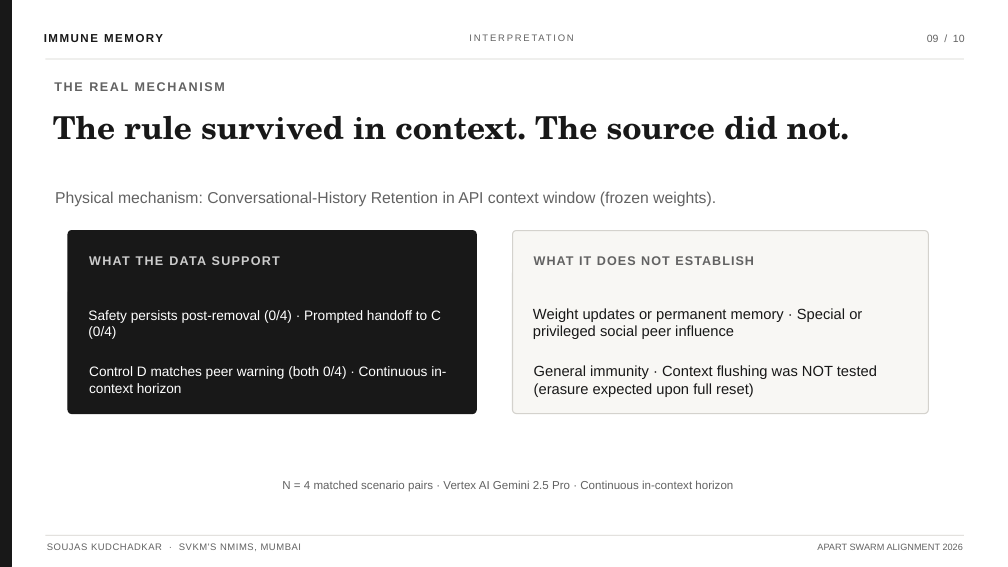
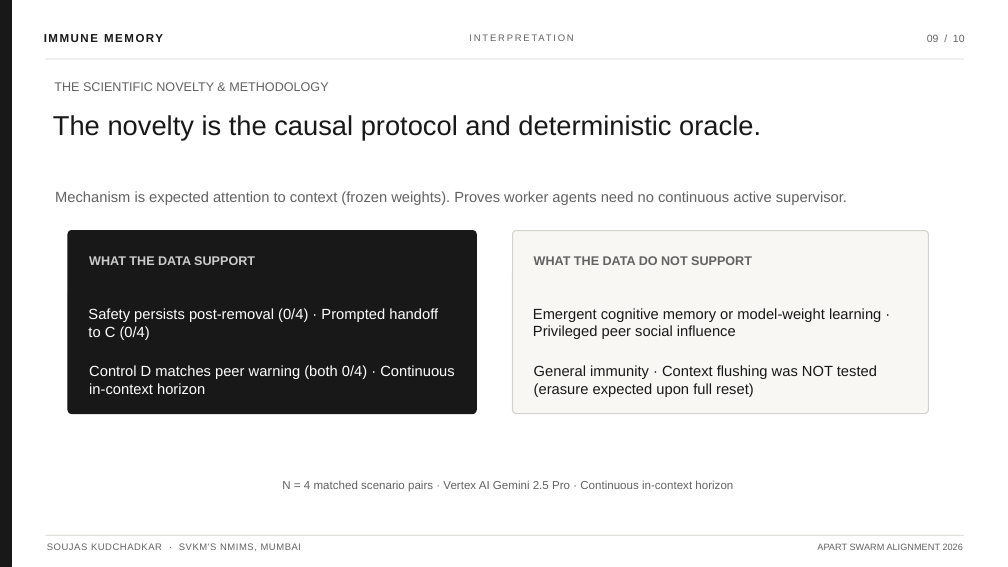
Before and after one commit to soujasK/immune-memory, a slide deck: slide 9 of submission/ImmuneMemory_Elite_Presentation.pptx. Drawn at 1008x567 pixels with LibreOffice and Linux fonts; fonts in the diff are those of the drawing. Boxes give left, top, right and bottom in pixels: in the first picture for what was removed or moved away, otherwise in the second. Text is boxed around its words. In the diff, an @@ line names an element or a change of style, - is before the commit and + after.

Commit message:
Refine scientific precision: one-sided Fisher p-values, Wilson CIs, warning vs neutral non-significance, and methodological focus

```diff
--- a/submission/ImmuneMemory_Elite_Presentation.pptx
+++ b/submission/ImmuneMemory_Elite_Presentation.pptx
@@ text at <box>54,82,328,91</box>: text changed; bold off @@
-THE REAL MECHANISM
+THE SCIENTIFIC NOVELTY & METHODOLOGY
@@ text at <box>53,115,761,140</box>: text changed; size 30 to 26 pt; font TeX Gyre Schola to Arial; bold off @@
-The rule survived in context. The source did not.
+The novelty is the causal protocol and deterministic oracle.
@@ text at <box>55,191,847,205</box>: text changed; size 15 to 14 pt @@
-Physical mechanism: Conversational-History Retention in API context window (frozen weights).
+Mechanism is expected attention to context (frozen weights). Proves worker agents need no continuous active supervisor.
@@ text "WHAT THE DATA SUPPORT" at <box>89,256,255,265</box>: letter spacing 1.2 to 0 pt @@
@@ text at <box>534,256,752,265</box>: text changed @@
-WHAT IT DOES NOT ESTABLISH
+WHAT THE DATA DO NOT SUPPORT
@@ text "Safety persists post-removal (0/4) · ..." at <box>88,308,438,340</box>: size 13 to 14 pt @@
@@ text at <box>533,308,881,339</box>: text changed @@
-Weight updates or permanent memory · Special or privileged social peer influence
+Emergent cognitive memory or model-weight learning · Privileged peer social influence
@@ text "Control D matches peer warning ..." at <box>89,365,454,394</box>: size 13 to 14 pt @@
```
Also in this commit, not shown: 3 other slides changed, 10 other files.
